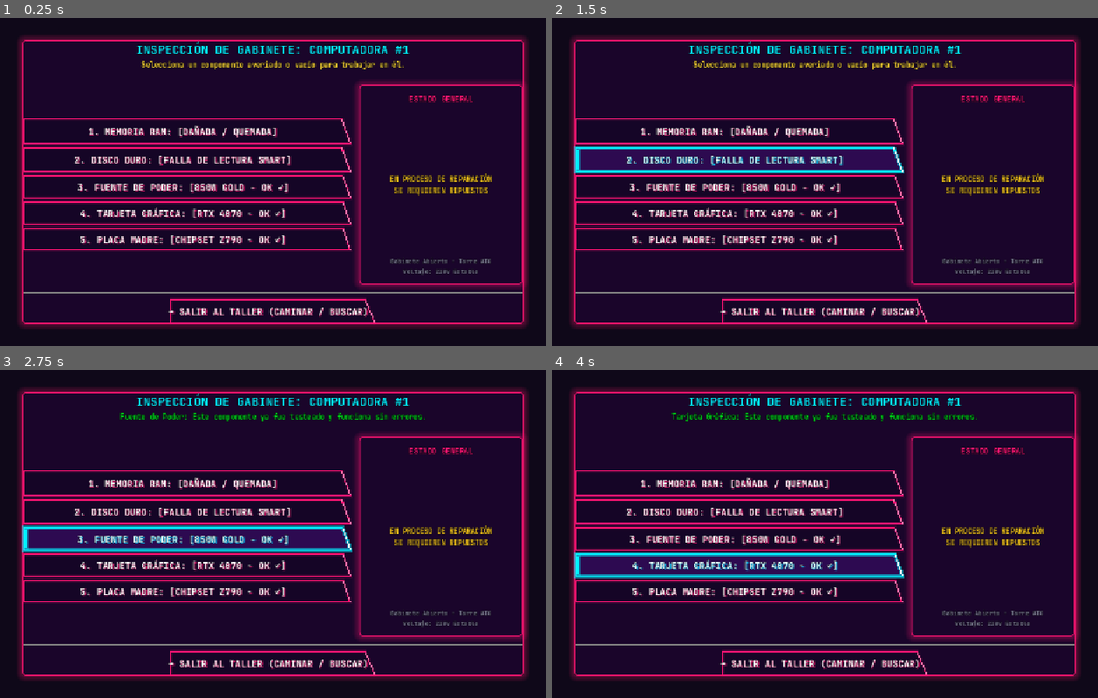
Above: before the commit, frames 1-4 (two rows, left to right).
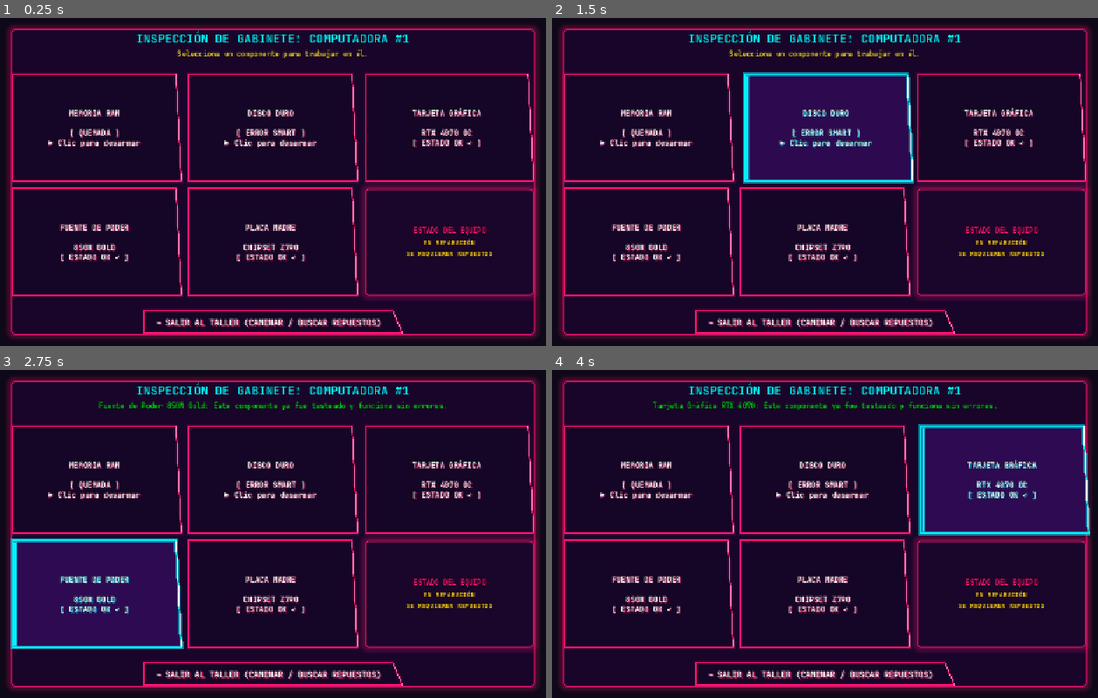
Above: after the commit, the same moments.

Repository: santiago9seijas-bit/computer-technician-3D
Game: Godot game, scene res://scenes/ui/PCInspectionModal.tscn
Two runs of this game, one before a commit and one after it. Both use one fixed random seed, a clock stepped at 60 frames per second and the inputs below. This scene is started directly instead of the project's main scene.
Inputs:
- Up to frame 1 (0.25 s): no input
- Up to frame 2 (1.5 s): click "1. MEMORIA RAM: [DAÑADA / QUE…" (after the commit: "MEMORIA RAM [ QUEMADA ] ▶ Cli…") at 0.5 s; click "2. DISCO DURO: [FALLA DE LECT…" (after the commit: "DISCO DURO [ ERROR SMART ] ▶ …") at 1.25 s
- Up to frame 3 (2.75 s): click "3. FUENTE DE PODER: [850W GOL…" (after the commit: "FUENTE DE PODER 850W GOLD [ E…") at 2 s
- Up to frame 4 (4 s): click "3. FUENTE DE PODER: [850W GOL…" (after the commit: "FUENTE DE PODER 850W GOLD [ E…") at 2.75 s; click "4. TARJETA GRÁFICA: [RTX 4070…" (after the commit: "TARJETA GRÁFICA RTX 4070 OC […") at 3.5 s

The runs differ from the first frame. In frame 1, 33% of the frame differs, in the area x 1-99%, y 2-98%; in frame 2, 41%; in frame 3, 41%; in frame 4, 44%.

Commit message:
feat: distribucion en cuadricula 3x2 de cuadros de piezas en la inspeccion de PC con soporte multilinea

Diff:
--- a/scenes/ui/PCInspectionModal.tscn
+++ b/scenes/ui/PCInspectionModal.tscn
@@ -31,10 +31,10 @@
 anchor_top = 0.5
 anchor_right = 0.5
 anchor_bottom = 0.5
-offset_left = -460.0
-offset_top = -260.0
-offset_right = 460.0
-offset_bottom = 260.0
+offset_left = -480.0
+offset_top = -280.0
+offset_right = 480.0
+offset_bottom = 280.0
 grow_horizontal = 2
 grow_vertical = 2
 
@@ -57,106 +57,121 @@
 layout_mode = 2
 theme_override_colors/font_color = Color(1, 0.85, 0.2, 1)
 theme_override_font_sizes/font_size = 13
-text = "Selecciona un componente averiado o vacío para trabajar en él."
+text = "Selecciona un componente para trabajar en él."
 horizontal_alignment = 1
 
 [node name="HSeparator" type="HSeparator" parent="Panel/VBox"]
 layout_mode = 2
 
-[node name="ContentHBox" type="HBoxContainer" parent="Panel/VBox"]
+[node name="GridContainer" type="GridContainer" parent="Panel/VBox"]
 layout_mode = 2
 size_flags_vertical = 3
-theme_override_constants/separation = 16
+theme_override_constants/h_separation = 14
+theme_override_constants/v_separation = 14
+columns = 3
 
-[node name="ComponentsGrid" type="VBoxContainer" parent="Panel/VBox/ContentHBox"]
+[node name="BtnRAM" type="Button" parent="Panel/VBox/GridContainer"]
+custom_minimum_size = Vector2(290, 150)
 layout_mode = 2
 size_flags_horizontal = 3
-theme_override_constants/separation = 8
+size_flags_vertical = 3
+text = "MEMORIA RAM
+
+[ QUEMADA ]
+▶ Clic para desarmar"
+flat = true
+script = ExtResource("2_cbtn")
+slant = 10.0
+custom_font_size = 14
+
+[node name="BtnHDD" type="Button" parent="Panel/VBox/GridContainer"]
+custom_minimum_size = Vector2(290, 150)
+layout_mode = 2
+size_flags_horizontal = 3
+size_flags_vertical = 3
+text = "DISCO DURO
+
+[ ERROR SMART ]
+▶ Clic para desarmar"
+flat = true
+script = ExtResource("2_cbtn")
+slant = 10.0
+custom_font_size = 14
+
+[node name="BtnGPU" type="Button" parent="Panel/VBox/GridContainer"]
+custom_minimum_size = Vector2(290, 150)
+layout_mode = 2
+size_flags_horizontal = 3
+size_flags_vertical = 3
+text = "TARJETA GRÁFICA
+
+RTX 4070 OC
+[ ESTADO OK ✓ ]"
+flat = true
+script = ExtResource("2_cbtn")
+slant = 10.0
+custom_font_size = 14
+
+[node name="BtnPSU" type="Button" parent="Panel/VBox/GridContainer"]
+custom_minimum_size = Vector2(290, 150)
+layout_mode = 2
+size_flags_horizontal = 3
+size_flags_vertical = 3
+text = "FUENTE DE PODER
+
+850W GOLD
+[ ESTADO OK ✓ ]"
+flat = true
+script = ExtResource("2_cbtn")
+slant = 10.0
+custom_font_size = 14
+
+[node name="BtnMOBO" type="Button" parent="Panel/VBox/GridContainer"]
+custom_minimum_size = Vector2(290, 150)
+layout_mode = 2
+size_flags_horizontal = 3
+size_flags_vertical = 3
+text = "PLACA MADRE
+
+CHIPSET Z790
+[ ESTADO OK ✓ ]"
+flat = true
+script = ExtResource("2_cbtn")
+slant = 10.0
+custom_font_size = 14
+
+[node name="ChassisCard" type="PanelContainer" parent="Panel/VBox/GridContainer"]
+custom_minimum_size = Vector2(290, 150)
+layout_mode = 2
+size_flags_horizontal = 3
+size_flags_vertical = 3
+
+[node name="Margin" type="MarginContainer" parent="Panel/VBox/GridContainer/ChassisCard"]
+layout_mode = 2
+theme_override_constants/margin_left = 12
+theme_override_constants/margin_top = 10
+theme_override_constants/margin_right = 12
+theme_override_constants/margin_bottom = 10
+
+[node name="VBox" type="VBoxContainer" parent="Panel/VBox/GridContainer/ChassisCard/Margin"]
+layout_mode = 2
 alignment = 1
 
-[node name="BtnRAM" type="Button" parent="Panel/VBox/ContentHBox/ComponentsGrid"]
-custom_minimum_size = Vector2(0, 44)
-layout_mode = 2
-text = "1. MEMORIA RAM: [DAÑADA / QUEMADA]"
-flat = true
-script = ExtResource("2_cbtn")
-slant = 16.0
-
-[node name="BtnHDD" type="Button" parent="Panel/VBox/ContentHBox/ComponentsGrid"]
-custom_minimum_size = Vector2(0, 44)
-layout_mode = 2
-text = "2. DISCO DURO: [FALLA DE LECTURA SMART]"
-flat = true
-script = ExtResource("2_cbtn")
-slant = 16.0
-
-[node name="BtnPSU" type="Button" parent="Panel/VBox/ContentHBox/ComponentsGrid"]
-custom_minimum_size = Vector2(0, 40)
-layout_mode = 2
-text = "3. FUENTE DE PODER: [850W GOLD - OK ✓]"
-flat = true
-script = ExtResource("2_cbtn")
-slant = 14.0
-
-[node name="BtnGPU" type="Button" parent="Panel/VBox/ContentHBox/ComponentsGrid"]
-custom_minimum_size = Vector2(0, 40)
-layout_mode = 2
-text = "4. TARJETA GRÁFICA: [RTX 4070 - OK ✓]"
-flat = true
-script = ExtResource("2_cbtn")
-slant = 14.0
-
-[node name="BtnMOBO" type="Button" parent="Panel/VBox/ContentHBox/ComponentsGrid"]
-custom_minimum_size = Vector2(0, 40)
-layout_mode = 2
-text = "5. PLACA MADRE: [CHIPSET Z790 - OK ✓]"
-flat = true
-script = ExtResource("2_cbtn")
-slant = 14.0
-
-[node name="PCVisualPanel" type="PanelContainer" parent="Panel/VBox/ContentHBox"]
-custom_minimum_size = Vector2(300, 260)
-layout_mode = 2
-
-[node name="Margin" type="MarginContainer" parent="Panel/VBox/ContentHBox/PCVisualPanel"]
-layout_mode = 2
-theme_override_constants/margin_left = 14
-theme_override_constants/margin_top = 14
-theme_override_constants/margin_right = 14
-theme_override_constants/margin_bottom = 14
-
-[node name="VBox" type="VBoxContainer" parent="Panel/VBox/ContentHBox/PCVisualPanel/Margin"]
-layout_mode = 2
-theme_override_constants/separation = 12
-
-[node name="ChassisTitle" type="Label" parent="Panel/VBox/ContentHBox/PCVisualPanel/Margin/VBox"]
+[node name="ChassisTitle" type="Label" parent="Panel/VBox/GridContainer/ChassisCard/Margin/VBox"]
 layout_mode = 2
 theme_override_colors/font_color = Color(1, 0.08, 0.45, 1)
-theme_override_font_sizes/font_size = 14
-text = "ESTADO GENERAL"
+theme_override_font_sizes/font_size = 13
+text = "ESTADO DEL EQUIPO"
 horizontal_alignment = 1
 
-[node name="HSep" type="HSeparator" parent="Panel/VBox/ContentHBox/PCVisualPanel/Margin/VBox"]
+[node name="BadgeLabel" type="Label" parent="Panel/VBox/GridContainer/ChassisCard/Margin/VBox"]
 layout_mode = 2
-
-[node name="BadgeLabel" type="Label" parent="Panel/VBox/ContentHBox/PCVisualPanel/Margin/VBox"]
-layout_mode = 2
-size_flags_vertical = 3
 theme_override_colors/font_color = Color(1, 0.8, 0.1, 1)
-theme_override_font_sizes/font_size = 13
-text = "EN PROCESO DE REPARACIÓN
+theme_override_font_sizes/font_size = 12
+text = "EN REPARACIÓN
 SE REQUIEREN REPUESTOS"
 horizontal_alignment = 1
 vertical_alignment = 1
-autowrap_mode = 2
-
-[node name="SpecHint" type="Label" parent="Panel/VBox/ContentHBox/PCVisualPanel/Margin/VBox"]
-layout_mode = 2
-theme_override_colors/font_color = Color(0.6, 0.6, 0.7, 0.8)
-theme_override_font_sizes/font_size = 11
-text = "Gabinete Abierto · Torre ATX
-Voltaje: 220V Estable"
-horizontal_alignment = 1
 
 [node name="HSeparator2" type="HSeparator" parent="Panel/VBox"]
 layout_mode = 2
@@ -166,9 +181,9 @@
 alignment = 1
 
 [node name="BtnVolver" type="Button" parent="Panel/VBox/Footer"]
-custom_minimum_size = Vector2(340, 42)
+custom_minimum_size = Vector2(380, 42)
 layout_mode = 2
-text = "◄ SALIR AL TALLER (CAMINAR / BUSCAR)"
+text = "◄ SALIR AL TALLER (CAMINAR / BUSCAR REPUESTOS)"
 flat = true
 script = ExtResource("2_cbtn")
 slant = 18.0
--- a/scripts/menus/CyberButton.gd
+++ b/scripts/menus/CyberButton.gd
@@ -1,14 +1,14 @@
 @tool
 extends Button
 
-@export var slant: float = 22.0
+@export var slant: float = 16.0
 @export var border_color: Color = Color(1.0, 0.08, 0.45, 1.0)
 @export var hover_border_color: Color = Color(0.0, 0.95, 1.0, 1.0)
 @export var fill_color: Color = Color(0.08, 0.02, 0.15, 0.92)
 @export var hover_fill_color: Color = Color(0.18, 0.04, 0.32, 0.98)
 @export var pressed_fill_color: Color = Color(1.0, 0.08, 0.45, 0.85)
 @export var glow_color: Color = Color(1.0, 0.08, 0.45, 0.4)
-@export var custom_font_size: int = 17
+@export var custom_font_size: int = 15
 
 var is_hovered: bool = false
 var hover_t: float = 0.0
@@ -18,7 +18,7 @@
 
 func _ready() -> void:
 	flat = true
-	# Ocultar el renderizado de texto por defecto de Button para dibujarlo nosotros con alineación óptica
+	# Ocultar el renderizado por defecto de Button para dibujarlo nosotros con alineación óptica y multilínea
 	add_theme_color_override("font_color", Color(0, 0, 0, 0))
 	add_theme_color_override("font_hover_color", Color(0, 0, 0, 0))
 	add_theme_color_override("font_pressed_color", Color(0, 0, 0, 0))
@@ -43,7 +43,7 @@
 	if abs(hover_t - target_t) > 0.001:
 		hover_t = lerp(hover_t, target_t, delta * 15.0)
 		if initialized_base:
-			position.x = base_x + hover_t * 8.0 # Desplazamiento táctil fluido al hover
+			position.x = base_x + hover_t * 6.0 # Desplazamiento fluido al hover
 		queue_redraw()
 
 func _on_mouse_entered() -> void:
@@ -65,7 +65,7 @@
 			font = ThemeDB.fallback_font
 
 	# Geometría trapezoidal con corte en el extremo derecho
-	var effective_slant = min(slant, w * 0.35)
+	var effective_slant = min(slant, w * 0.25)
 	var pts: PackedVector2Array = [
 		Vector2(0, 0),
 		Vector2(w - effective_slant, 0),
@@ -94,8 +94,9 @@
 	draw_polyline(border_pts, current_border, 2.5)
 
 	# Doble acento de luz en el corte biselado (borde derecho)
-	var slant_line = PackedVector2Array([Vector2(w - effective_slant, 0), Vector2(w, h)])
-	draw_polyline(slant_line, Color(1, 1, 1, 0.4 + hover_t * 0.6), 2.0)
+	if effective_slant > 2.0:
+		var slant_line = PackedVector2Array([Vector2(w - effective_slant, 0), Vector2(w, h)])
+		draw_polyline(slant_line, Color(1, 1, 1, 0.4 + hover_t * 0.6), 2.0)
 
 	# Indicador de selección lateral (barra de luz en el margen izquierdo al hover)
 	if hover_t > 0.05:
@@ -103,28 +104,36 @@
 		draw_rect(Rect2(3, 4, 3.5, h - 8), bar_color, true)
 		draw_rect(Rect2(1, 2, 7, h - 4), Color(0.0, 0.95, 1.0, hover_t * 0.35), false, 1.5)
 
-	# RENDERIZADO DEL TEXTO CON MÁXIMA LEGIBILIDAD
+	# RENDERIZADO DEL TEXTO (SOPORTE MULTILÍNEA COMPLETO Y CENTRADO ÓPTICO)
 	if text != "" and font != null:
 		var f_size = custom_font_size
-		# Centro óptico del área utilizable (descontando el corte diagonal derecho)
 		var usable_width = w - effective_slant
-		var string_size = font.get_string_size(text, HORIZONTAL_ALIGNMENT_CENTER, -1, f_size)
-		var text_x = (usable_width - string_size.x) * 0.5
-		var text_y = (h + string_size.y * 0.65) * 0.5 - 1.0
+		var lines = text.split("\n")
+		var line_gap = 4.0
+		var line_h = f_size + line_gap
+		var total_text_h = lines.size() * line_h - line_gap
+		var start_y = (h - total_text_h) * 0.5 + f_size - 1.0
 
-		if button_pressed:
-			text_x += 1.0
-			text_y += 1.0
+		var shadow_col = Color(1.0, 0.08, 0.45, 0.7).lerp(Color(0.0, 0.8, 1.0, 0.8), hover_t)
+		var text_col = Color(1.0, 1.0, 1.0, 1.0).lerp(Color(0.9, 1.0, 1.0, 1.0), hover_t)
 
-		var text_pos = Vector2(text_x, text_y)
+		for idx in range(lines.size()):
+			var line = lines[idx]
+			if line == "":
+				continue
+			var string_size = font.get_string_size(line, HORIZONTAL_ALIGNMENT_CENTER, -1, f_size)
+			var text_x = (usable_width - string_size.x) * 0.5
+			var text_y = start_y + idx * line_h
 
-		# 1. Sombra / Contorno negro para contraste absoluto contra cualquier fondo
-		draw_string_outline(font, text_pos, text, HORIZONTAL_ALIGNMENT_LEFT, -1, f_size, 4, Color(0.02, 0.01, 0.05, 0.95))
+			if button_pressed:
+				text_x += 1.0
+				text_y += 1.0
 
-		# 2. Resplandor / Drop shadow de neón
-		var shadow_col = Color(1.0, 0.08, 0.45, 0.7).lerp(Color(0.0, 0.8, 1.0, 0.8), hover_t)
-		draw_string(font, text_pos + Vector2(1.5, 1.5), text, HORIZONTAL_ALIGNMENT_LEFT, -1, f_size, shadow_col)
+			var text_pos = Vector2(text_x, text_y)
 
-		# 3. Texto frontal nítido (blanco puro en normal -> blanco/cian brillante en hover)
-		var text_col = Color(1.0, 1.0, 1.0, 1.0).lerp(Color(0.9, 1.0, 1.0, 1.0), hover_t)
-		draw_string(font, text_pos, text, HORIZONTAL_ALIGNMENT_LEFT, -1, f_size, text_col)
+			# Contorno negro para legibilidad
+			draw_string_outline(font, text_pos, line, HORIZONTAL_ALIGNMENT_LEFT, -1, f_size, 4, Color(0.02, 0.01, 0.05, 0.95))
+			# Sombra neón
+			draw_string(font, text_pos + Vector2(1.5, 1.5), line, HORIZONTAL_ALIGNMENT_LEFT, -1, f_size, shadow_col)
+			# Texto frontal
+			draw_string(font, text_pos, line, HORIZONTAL_ALIGNMENT_LEFT, -1, f_size, text_col)
--- a/scripts/ui/PCInspectionModal.gd
+++ b/scripts/ui/PCInspectionModal.gd
@@ -9,13 +9,13 @@
 @onready var title_label: Label = $Panel/VBox/Header/TitleLabel
 @onready var status_summary: Label = $Panel/VBox/Header/StatusSummary
 
-@onready var btn_comp_ram: Button = $Panel/VBox/ContentHBox/ComponentsGrid/BtnRAM
-@onready var btn_comp_hdd: Button = $Panel/VBox/ContentHBox/ComponentsGrid/BtnHDD
-@onready var btn_comp_psu: Button = $Panel/VBox/ContentHBox/ComponentsGrid/BtnPSU
-@onready var btn_comp_gpu: Button = $Panel/VBox/ContentHBox/ComponentsGrid/BtnGPU
-@onready var btn_comp_mobo: Button = $Panel/VBox/ContentHBox/ComponentsGrid/BtnMOBO
+@onready var btn_comp_ram: Button = $Panel/VBox/GridContainer/BtnRAM
+@onready var btn_comp_hdd: Button = $Panel/VBox/GridContainer/BtnHDD
+@onready var btn_comp_gpu: Button = $Panel/VBox/GridContainer/BtnGPU
+@onready var btn_comp_psu: Button = $Panel/VBox/GridContainer/BtnPSU
+@onready var btn_comp_mobo: Button = $Panel/VBox/GridContainer/BtnMOBO
 
-@onready var pc_state_badge: Label = $Panel/VBox/ContentHBox/PCVisualPanel/Margin/VBox/BadgeLabel
+@onready var pc_state_badge: Label = $Panel/VBox/GridContainer/ChassisCard/Margin/VBox/BadgeLabel
 @onready var btn_volver: Button = $Panel/VBox/Footer/BtnVolver
 
 func _ready() -> void:
@@ -23,13 +23,13 @@
 
 	btn_comp_ram.pressed.connect(_on_ram_clicked)
 	btn_comp_hdd.pressed.connect(_on_hdd_clicked)
-	btn_comp_psu.pressed.connect(func(): _show_ok_hint("Fuente de Poder"))
-	btn_comp_gpu.pressed.connect(func(): _show_ok_hint("Tarjeta Gráfica"))
-	btn_comp_mobo.pressed.connect(func(): _show_ok_hint("Placa Madre"))
+	btn_comp_gpu.pressed.connect(func(): _show_ok_hint("Tarjeta Gráfica RTX 4070"))
+	btn_comp_psu.pressed.connect(func(): _show_ok_hint("Fuente de Poder 850W Gold"))
+	btn_comp_mobo.pressed.connect(func(): _show_ok_hint("Placa Madre Z790"))
 
 func setup_pc(pc_node) -> void:
 	current_pc = pc_node
-	title_label.text = "INSPECCIÓN DE GABINETE: PC #%d" % current_pc.pc_id
+	title_label.text = "INSPECCIÓN DE GABINETE: COMPUTADORA #%d" % current_pc.pc_id
 	_refresh_ui()
 
 func _refresh_ui() -> void:
@@ -39,48 +39,48 @@
 	var ram_status = current_pc.components.get("RAM", "broken")
 	var hdd_status = current_pc.components.get("Disco Duro", "broken")
 
-	# Botón RAM
+	# Cuadro 1: Memoria RAM
 	match ram_status:
 		"broken":
-			btn_comp_ram.text = "1. MEMORIA RAM: [DAÑADA / QUEMADA]\n▶ Clic para desarmar y extraer"
-			btn_comp_ram.modulate = Color(1.0, 0.2, 0.4, 1.0)
+			btn_comp_ram.text = "MEMORIA RAM\n\n[ QUEMADA ]\n▶ Clic para desarmar"
+			btn_comp_ram.modulate = Color(1.0, 0.25, 0.45, 1.0)
 		"empty":
-			btn_comp_ram.text = "1. MEMORIA RAM: [SLOT VACÍO]\n▶ Clic para instalar repuesto nuevo"
-			btn_comp_ram.modulate = Color(1.0, 0.8, 0.1, 1.0)
+			btn_comp_ram.text = "MEMORIA RAM\n\n[ SLOT VACÍO ]\n▶ Clic para instalar"
+			btn_comp_ram.modulate = Color(1.0, 0.85, 0.1, 1.0)
 		"fixed":
-			btn_comp_ram.text = "1. MEMORIA RAM: [DDR5 INSTALADA Y TESTEADA ✓]"
+			btn_comp_ram.text = "MEMORIA RAM\n\nDDR5 16GB\n[ INSTALADA ✓ ]"
 			btn_comp_ram.modulate = Color(0.0, 1.0, 0.5, 1.0)
 
-	# Botón HDD
+	# Cuadro 2: Disco Duro
 	match hdd_status:
 		"broken":
-			btn_comp_hdd.text = "2. DISCO DURO: [FALLA DE LECTURA SMART]\n▶ Clic para desarmar y extraer"
-			btn_comp_hdd.modulate = Color(1.0, 0.2, 0.4, 1.0)
+			btn_comp_hdd.text = "DISCO DURO\n\n[ ERROR SMART ]\n▶ Clic para desarmar"
+			btn_comp_hdd.modulate = Color(1.0, 0.25, 0.45, 1.0)
 		"empty":
-			btn_comp_hdd.text = "2. DISCO DURO: [BAHÍA VACÍA]\n▶ Clic para instalar repuesto nuevo"
-			btn_comp_hdd.modulate = Color(1.0, 0.8, 0.1, 1.0)
+			btn_comp_hdd.text = "DISCO DURO\n\n[ BAHÍA VACÍA ]\n▶ Clic para instalar"
+			btn_comp_hdd.modulate = Color(1.0, 0.85, 0.1, 1.0)
 		"fixed":
-			btn_comp_hdd.text = "2. DISCO DURO: [SSD 1TB INSTALADO Y TESTEADO ✓]"
+			btn_comp_hdd.text = "DISCO DURO\n\nSATA SSD 1TB\n[ INSTALADO ✓ ]"
 			btn_comp_hdd.modulate = Color(0.0, 1.0, 0.5, 1.0)
 
-	# Componentes sanos
-	btn_comp_psu.text = "3. FUENTE DE PODER: [850W GOLD - OK ✓]"
-	btn_comp_psu.modulate = Color(0.0, 0.85, 0.9, 0.8)
+	# Cuadros sanos (OK)
+	btn_comp_gpu.text = "TARJETA GRÁFICA\n\nRTX 4070 OC\n[ ESTADO OK ✓ ]"
+	btn_comp_gpu.modulate = Color(0.0, 0.85, 0.95, 0.85)
 
-	btn_comp_gpu.text = "4. TARJETA GRÁFICA: [RTX 4070 - OK ✓]"
-	btn_comp_gpu.modulate = Color(0.0, 0.85, 0.9, 0.8)
+	btn_comp_psu.text = "FUENTE DE PODER\n\n850W GOLD\n[ ESTADO OK ✓ ]"
+	btn_comp_psu.modulate = Color(0.0, 0.85, 0.95, 0.85)
 
-	btn_comp_mobo.text = "5. PLACA MADRE: [CHIPSET Z790 - OK ✓]"
-	btn_comp_mobo.modulate = Color(0.0, 0.85, 0.9, 0.8)
+	btn_comp_mobo.text = "PLACA MADRE\n\nCHIPSET Z790\n[ ESTADO OK ✓ ]"
+	btn_comp_mobo.modulate = Color(0.0, 0.85, 0.95, 0.85)
 
-	# Resumen y estado general de la PC
+	# Cuadro de Estado del Equipo
 	if current_pc.is_fully_repaired():
-		pc_state_badge.text = "PC COMPLETAMENTE REPARADA\nLISTA PARA ENTREGA"
+		pc_state_badge.text = "PC COMPLETAMENTE REPARADA\nLISTA PARA ENTREGA ✓"
 		pc_state_badge.modulate = Color(0, 1, 0.5, 1)
 		status_summary.text = "Todos los componentes de este equipo funcionan al 100%."
 		status_summary.modulate = Color(0, 1, 0.5, 1)
 	else:
-		pc_state_badge.text = "EN PROCESO DE REPARACIÓN\nSE REQUIEREN REPUESTOS"
+		pc_state_badge.text = "EN REPARACIÓN\nSE REQUIEREN REPUESTOS"
 		pc_state_badge.modulate = Color(1, 0.8, 0.1, 1)
 		status_summary.text = "Selecciona un componente averiado o vacío para trabajar en él."
 		status_summary.modulate = Color(1, 0.85, 0.2, 1)
